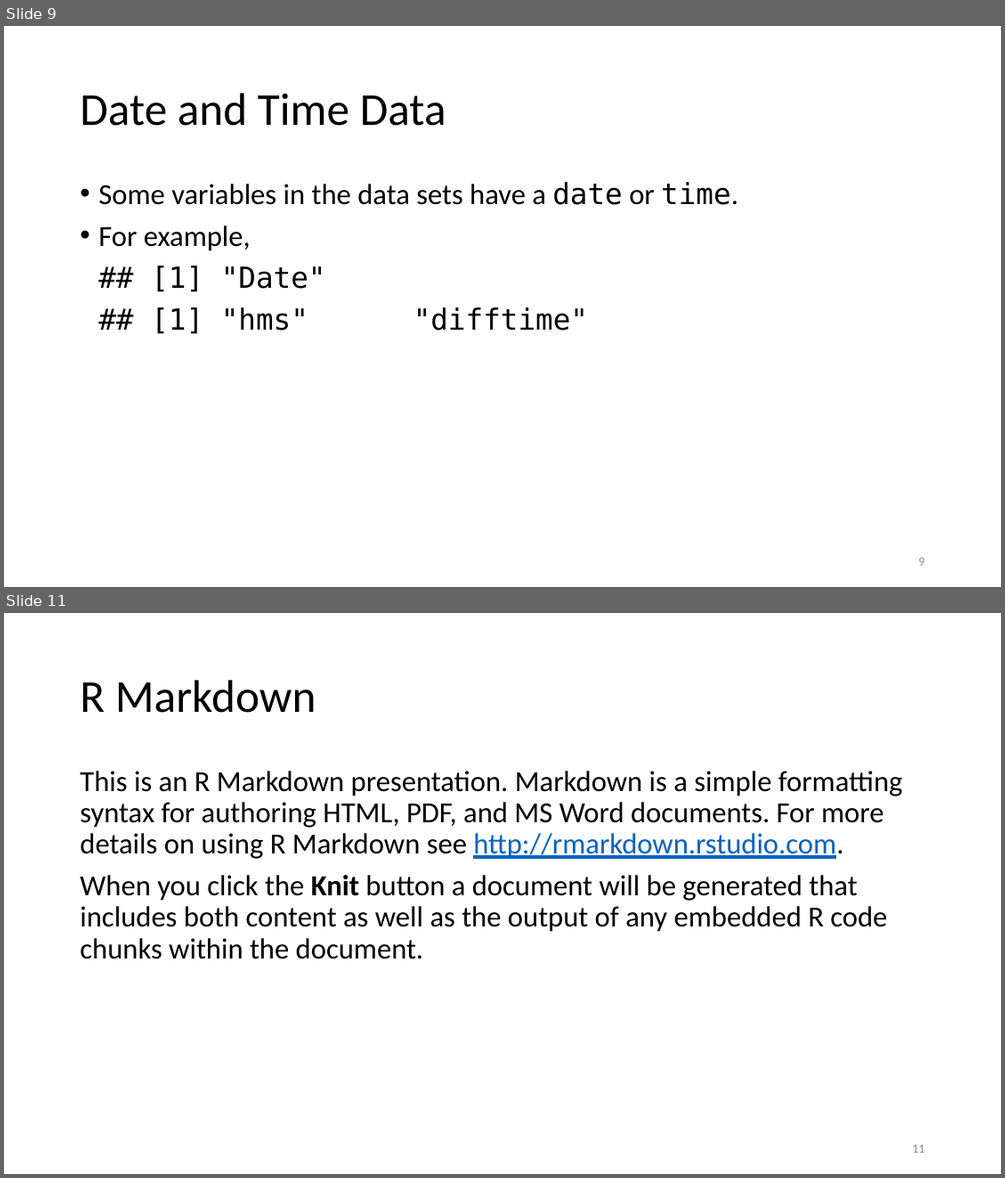
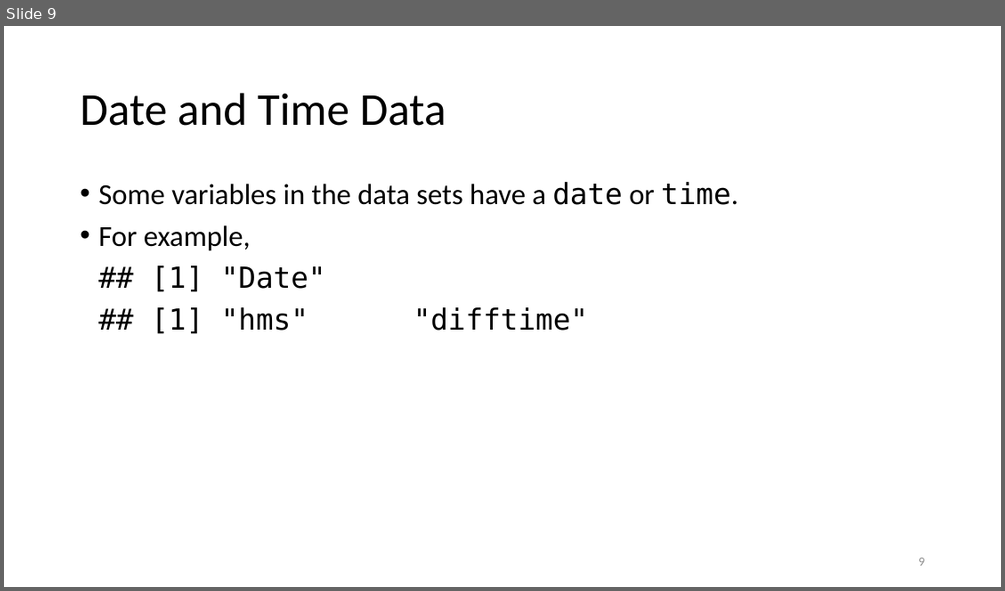
Before and after one commit to jmgraham30/SWBmodules, a slide deck: slides/dates_times_with_r.pptx. Shown one above the other, each under a label of ours: slides 9 and 11 before the commit, slide 9 after it; the slides between them are not shown. The pictures are 1005x1178 and 1005x591 pixels, drawn with LibreOffice and Linux fonts; fonts in the diff are those of the drawing. Boxes give left, top, right and bottom in pixels: in the first picture for what was removed or moved away, otherwise in the second. Text is boxed around its words. In the diff, an @@ line names an element or a change of style, - is before the commit and + after.

```diff
--- a/slides/dates_times_with_r.pptx
+++ b/slides/dates_times_with_r.pptx
@@ slide 11 removed at (4, 613, 1001, 1174), background #FFFFFF @@
@@ title removed at (80, 680, 316, 713) @@
-R Markdown
@@ text removed at (80, 771, 903, 959) @@
-This is an R Markdown presentation. Markdown is a simple formatting syntax for authoring HTML, PDF, and MS Word documents. For more details on using R Markdown see http://rmarkdown.rstudio.com.
-When you click the Knit button a document will be generated that includes both content as well as the output of any embedded R code chunks within the document.
@@ page number removed at (912, 1144, 924, 1152) @@
-11
```
Also in this commit, not shown: 2 slides changed, 5 slides added, 3 other slides removed, 2 other files.
